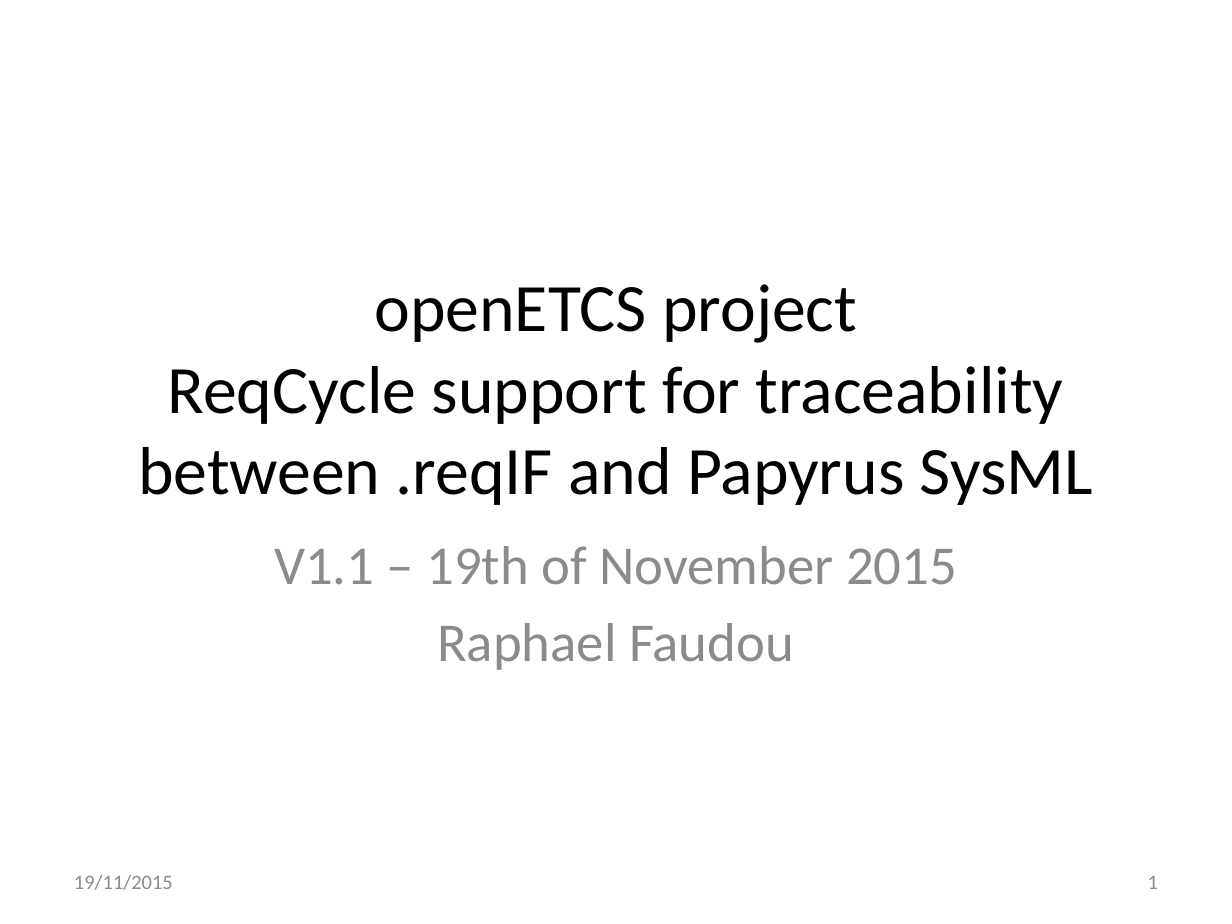
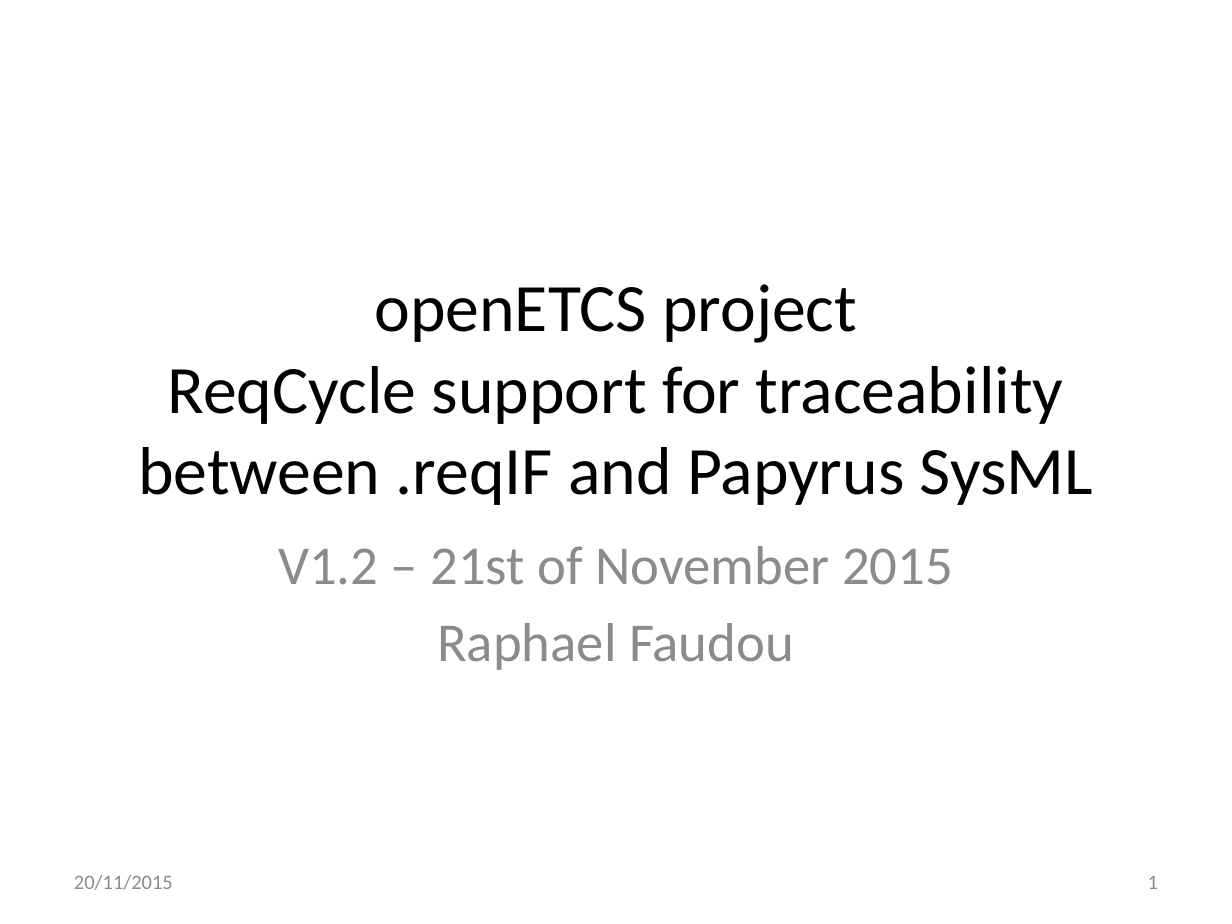
Before and after one commit to openETCS/toolchain, a slide deck: slide 1 of T7.3/TraceabilityArchitecture/reqCycleUse/ReqCyclePossibleUseForArchitectureVerification-V2.pptx. Drawn at 1232x924 pixels with LibreOffice and Linux fonts; fonts in the diff are those of the drawing. Boxes give left, top, right and bottom in pixels: in the first picture for what was removed or moved away, otherwise in the second. Text is boxed around its words. In the diff, an @@ line names an element or a change of style, - is before the commit and + after.

```diff
--- a/T7.3/TraceabilityArchitecture/reqCycleUse/ReqCyclePossibleUseForArchitectureVerification-V2.pptx
+++ b/T7.3/TraceabilityArchitecture/reqCycleUse/ReqCyclePossibleUseForArchitectureVerification-V2.pptx
@@ subtitle at (278, 546, 953, 585): text changed @@
-V1.1 – 19th of November 2015
+V1.2 – 21st of November 2015
@@ text at (74, 875, 173, 890): text changed @@
-19/11/2015
+20/11/2015
```
Also in this commit, not shown: 31 other slides changed.
